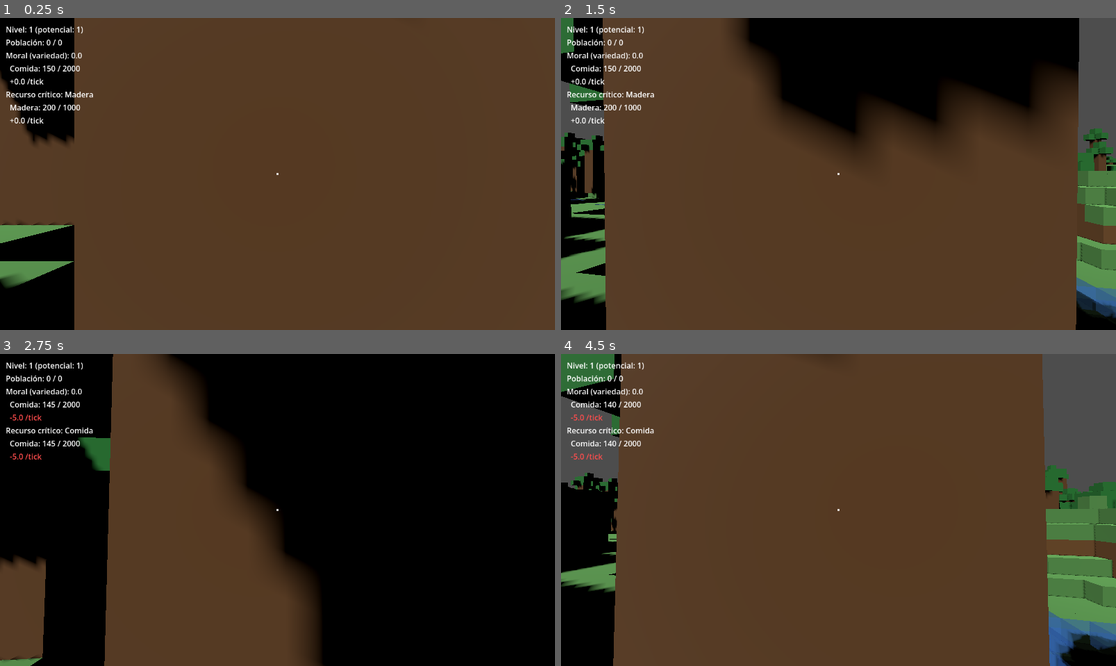
Above: before the commit, frames 1-4 (two rows, left to right).
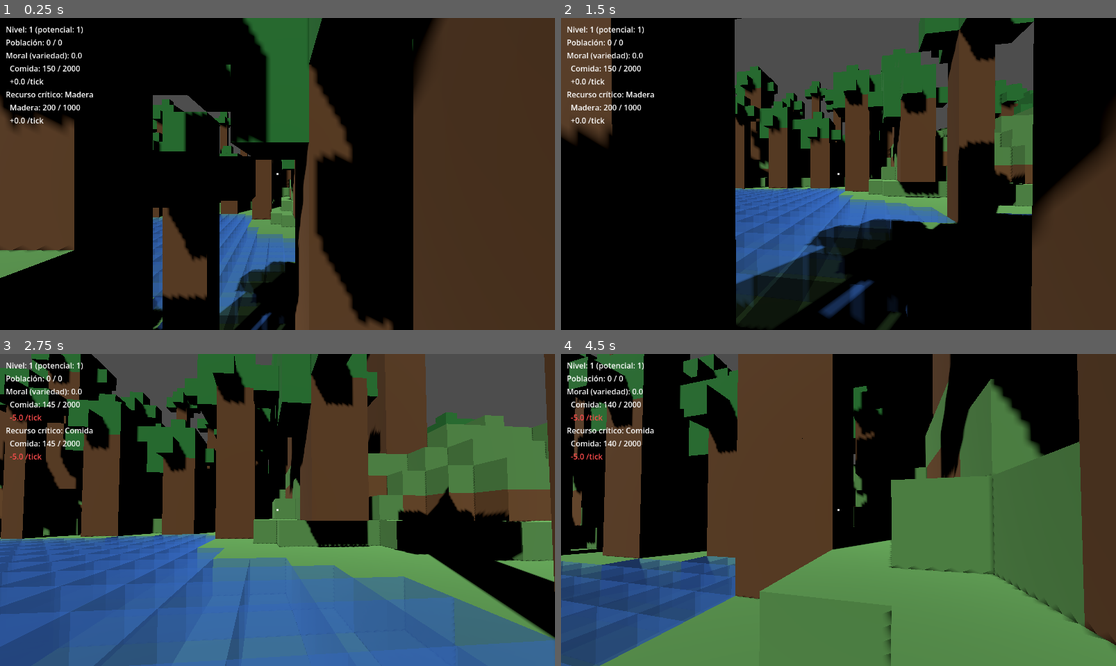
Above: after the commit, the same moments.

Repository: gigalipa/craft-to-nation
Game: Godot game, scene res://scenes/Main.tscn
Two runs of this game, one before a commit and one after it. Both use one fixed random seed, a clock stepped at 60 frames per second and the inputs below.
Inputs (mouse positions are in pixels of both pictures, inside the frame that each line leads up to):
- Up to frame 1 (0.25 s): no input
- Up to frame 2 (1.5 s): tap Enter at 0.5 s; move the mouse to (866, 174) at 0.52 s; hold Shift 0.53-1.28 s; hold W from 0.53 s (still down); click (866, 174) at 0.67 s; tap Space at 0.77 s; move the mouse to (810, 174) at 1.27 s; tap Ctrl at 1.35 s
- Up to frame 3 (2.75 s): keep holding W; tap Space at 1.52 s; move the mouse to (288, 503) at 2.02 s; hold Q from 2.03 s (still down)
- Up to frame 4 (4.5 s): keep holding W; move the mouse to (832, 516) at 2.77 s; release Q at 2.78 s; tap E at 2.85 s; click (832, 516) at 2.92 s; tap Space at 3.02, 3.77 s; move the mouse to (877, 513) at 3.52 s; tap 1 at 3.6 s; move the mouse to (794, 506) at 4.27 s; tap 2 at 4.35 s

The runs differ from the first frame. In frame 1, 58% of the frame differs, in the area x 0-81%, y 0-100%; in frame 2, 84%, in the area x 0-100%, y 0-100%; in frame 3, 81%; in frame 4, 78%.

Commit message:
feat: la naciente de un río sale del centro de la cumbre de su montaña, no de cualquier borde
Decisión tomada jugando en vivo: elegir cualquier celda que cruzara el
umbral de altura por igual dejaba nacer ríos en el borde de una elevación
(la ladera, apenas por encima del umbral), no cerca de su pico real.

_agrupar_regiones_elevadas() (pura, 4-vecindad) agrupa las candidatas
brutas en regiones conectadas — una por montaña/colina separada por
terreno bajo el umbral. _representante_de_region() elige, dentro de cada
región, la celda de su cumbre (el subconjunto que comparte la altura
máxima de la región, no toda la ladera) más cercana al centro geométrico
de esa misma cumbre. El sorteo de nacientes (RNG + distancia mínima) pasa
a operar sobre estos representantes, uno por región, en vez de sobre cada
celda individual.

TEST 24 y TEST 28 (que reproducen la selección de nacientes) se
actualizan para incluir el mismo agrupamiento. TEST 29/30 nuevos prueban
el agrupamiento por 4-vecindad y el criterio de representante
directamente. GeneradorMundoTest 28→30, Test.tscn 37/37 sin cambios.

Co-Authored-By: Claude Sonnet 5 <noreply@anthropic.com>
Claude-Session: https://claude.ai/code/session_01SJTyjZex75AFX3j4vFf7i6

Diff:
--- a/godot/scripts/GeneradorMundo.gd
+++ b/godot/scripts/GeneradorMundo.gd
@@ -469,14 +469,84 @@
 ## truncado de cada uno. Llamada una única vez desde _init(), después de
 ## calcular nivel_mar (los cauces necesitan es_agua_en() para saber dónde
 ## terminan).
+## Agrupa "celdas" (candidatas a naciente, ya filtradas por altura) en
+## regiones conectadas por 4-vecindad — cada región es una montaña/colina
+## separada de las demás por terreno bajo el umbral. Pura función de
+## geometría de conjuntos (sin consultar altura) — testable con celdas
+## sintéticas, sin necesitar un generador real.
+static func _agrupar_regiones_elevadas(celdas: Array[Vector2i]) -> Array:
+	var pertenece: Dictionary = {}  # Vector2i -> true, lookup O(1)
+	for c in celdas:
+		pertenece[c] = true
+	var visitadas: Dictionary = {}
+	var regiones: Array = []  # Array[Array[Vector2i]]
+	for inicio in celdas:
+		if visitadas.has(inicio):
+			continue
+		var region: Array[Vector2i] = []
+		var pila: Array[Vector2i] = [inicio]
+		visitadas[inicio] = true
+		while not pila.is_empty():
+			var actual: Vector2i = pila.pop_back()
+			region.append(actual)
+			for delta in [Vector2i(0, -1), Vector2i(1, 0), Vector2i(0, 1), Vector2i(-1, 0)]:
+				var vecino: Vector2i = actual + delta
+				if pertenece.has(vecino) and not visitadas.has(vecino):
+					visitadas[vecino] = true
+					pila.append(vecino)
+		regiones.append(region)
+	return regiones
+
+
+## Punto representativo de "region" para elegir como naciente (Sección 1):
+## el punto real más cercano al centro geométrico de las celdas que
+## comparten la altura MÁXIMA de la región (la cumbre, no toda la ladera) —
+## así el naciente sale cerca del centro de la parte más alta de la
+## montaña, no de cualquier borde que apenas cruce el umbral de altura.
+func _representante_de_region(region: Array[Vector2i]) -> Vector2i:
+	var max_altura: int = altura_en(region[0].x, region[0].y)
+	for celda in region:
+		var h: int = altura_en(celda.x, celda.y)
+		if h > max_altura:
+			max_altura = h
+	var cumbre: Array[Vector2i] = []
+	for celda in region:
+		if altura_en(celda.x, celda.y) == max_altura:
+			cumbre.append(celda)
+	var suma_x := 0
+	var suma_z := 0
+	for celda in cumbre:
+		suma_x += celda.x
+		suma_z += celda.y
+	var centro := Vector2(float(suma_x) / cumbre.size(), float(suma_z) / cumbre.size())
+	var mejor: Vector2i = cumbre[0]
+	var mejor_distancia: float = Vector2(mejor.x, mejor.y).distance_to(centro)
+	for celda in cumbre:
+		var d: float = Vector2(celda.x, celda.y).distance_to(centro)
+		if d < mejor_distancia:
+			mejor_distancia = d
+			mejor = celda
+	return mejor
+
+
 func _generar_rios(semilla: int, ancho_mundo: int, largo_mundo: int) -> void:
-	var candidatos: Array[Vector2i] = []
+	var candidatos_brutos: Array[Vector2i] = []
 	for x in range(ancho_mundo):
 		for z in range(largo_mundo):
 			if altura_en(x, z) >= ALTURA_MAXIMA - MARGEN_NACIENTE_RIO:
-				candidatos.append(Vector2i(x, z))
-	if candidatos.is_empty():
+				candidatos_brutos.append(Vector2i(x, z))
+	if candidatos_brutos.is_empty():
 		return
+
+	# Una candidata por región elevada conectada (una montaña/colina), no una
+	# por celda — decisión tomada jugando en vivo: elegir cualquier celda que
+	# cruce el umbral de altura por igual dejaba nacer ríos en el borde de
+	# una elevación, no cerca de su cumbre. _representante_de_region() elige
+	# el punto real más cercano al centro de la parte más alta de esa región.
+	var regiones: Array = _agrupar_regiones_elevadas(candidatos_brutos)
+	var candidatos: Array[Vector2i] = []
+	for region in regiones:
+		candidatos.append(_representante_de_region(region))
 
 	var rng := RandomNumberGenerator.new()
 	rng.seed = semilla + 5
--- a/godot/scripts/GeneradorMundoTest.gd
+++ b/godot/scripts/GeneradorMundoTest.gd
@@ -330,11 +330,15 @@
 	# la selección de nacientes de _generar_rios() (mismo RNG sembrado en
 	# semilla+5) para poder verificar la invariante real sobre las celdas de
 	# cauce mismas, no sobre toda la franja.
-	var candidatos_t24: Array[Vector2i] = []
+	var candidatos_brutos_t24: Array[Vector2i] = []
 	for x in range(VoxelWorld.ANCHO_MUNDO):
 		for z in range(VoxelWorld.LARGO_MUNDO):
 			if gen_full_a.altura_en(x, z) >= GeneradorMundoScript.ALTURA_MAXIMA - GeneradorMundoScript.MARGEN_NACIENTE_RIO:
-				candidatos_t24.append(Vector2i(x, z))
+				candidatos_brutos_t24.append(Vector2i(x, z))
+	var regiones_t24: Array = GeneradorMundoScript._agrupar_regiones_elevadas(candidatos_brutos_t24)
+	var candidatos_t24: Array[Vector2i] = []
+	for region_t24 in regiones_t24:
+		candidatos_t24.append(gen_full_a._representante_de_region(region_t24))
 	var rng_t24 := RandomNumberGenerator.new()
 	rng_t24.seed = VoxelWorld.SEMILLA_MUNDO + 5
 	var revisadas_t24 := 0
@@ -440,11 +444,15 @@
 	# como río en el mundo final, sin importar cuántos pasos haya recorrido su
 	# cauce crudo antes de quedar atrapado en una mesa/valle cerrado.
 	var gen_t28: RefCounted = GeneradorMundoScript.new(VoxelWorld.SEMILLA_MUNDO, VoxelWorld.ANCHO_MUNDO, VoxelWorld.LARGO_MUNDO)
-	var candidatos_t28: Array[Vector2i] = []
+	var candidatos_brutos_t28: Array[Vector2i] = []
 	for x in range(VoxelWorld.ANCHO_MUNDO):
 		for z in range(VoxelWorld.LARGO_MUNDO):
 			if gen_t28.altura_en(x, z) >= GeneradorMundoScript.ALTURA_MAXIMA - GeneradorMundoScript.MARGEN_NACIENTE_RIO:
-				candidatos_t28.append(Vector2i(x, z))
+				candidatos_brutos_t28.append(Vector2i(x, z))
+	var regiones_t28: Array = GeneradorMundoScript._agrupar_regiones_elevadas(candidatos_brutos_t28)
+	var candidatos_t28: Array[Vector2i] = []
+	for region_t28 in regiones_t28:
+		candidatos_t28.append(gen_t28._representante_de_region(region_t28))
 	var rng_t28 := RandomNumberGenerator.new()
 	rng_t28.seed = VoxelWorld.SEMILLA_MUNDO + 5
 	var vio_descartado_t28 := false
@@ -473,4 +481,72 @@
 	assert(vio_sobreviviente_t28)
 	print("OK: los cauces que no llegan a agua quedan con cero celdas registradas como río; los que sí llegan siguen intactos.")
 
-	print("\n=== Las 28 pruebas de GeneradorMundo pasaron correctamente ===")
+	print("\n=== TEST 29: _agrupar_regiones_elevadas() separa regiones desconectadas y agrupa una región en L completa ===")
+	var celdas_dos_islas: Array[Vector2i] = [
+		Vector2i(0, 0), Vector2i(1, 0), Vector2i(0, 1),  # isla A (conectada)
+		Vector2i(10, 10), Vector2i(11, 10),  # isla B (conectada, lejos de A)
+	]
+	var regiones_dos_islas: Array = GeneradorMundoScript._agrupar_regiones_elevadas(celdas_dos_islas)
+	assert(regiones_dos_islas.size() == 2)
+	var tamanos_dos_islas: Array = []
+	for r in regiones_dos_islas:
+		tamanos_dos_islas.append(r.size())
+	tamanos_dos_islas.sort()
+	assert(tamanos_dos_islas == [2, 3])
+
+	# Región en L: (0,0)-(0,1)-(0,2)-(1,2) — conectada por 4-vecindad aunque
+	# no sea un rectángulo; (5,5) queda como región aparte (diagonal a (1,2)
+	# no cuenta como conectada en 4-vecindad).
+	var celdas_forma_l: Array[Vector2i] = [Vector2i(0, 0), Vector2i(0, 1), Vector2i(0, 2), Vector2i(1, 2), Vector2i(5, 5)]
+	var regiones_forma_l: Array = GeneradorMundoScript._agrupar_regiones_elevadas(celdas_forma_l)
+	assert(regiones_forma_l.size() == 2)
+	var tamanos_forma_l: Array = []
+	for r in regiones_forma_l:
+		tamanos_forma_l.append(r.size())
+	tamanos_forma_l.sort()
+	assert(tamanos_forma_l == [1, 4])
+	print("OK: dos islas separadas dan dos regiones; una forma en L conectada por 4-vecindad da una sola región, sin fundirse con una celda diagonal aislada.")
+
+	print("\n=== TEST 30: _representante_de_region() elige un punto real de la cumbre, cercano a su centro ===")
+	# Busca en un mundo real una región conectada con al menos 2 celdas
+	# empatadas en la altura máxima, para que el criterio de "más cercano al
+	# centro de la cumbre" tenga más de un candidato real que decidir entre
+	# ellos (con una sola celda en la cumbre, el resultado sería trivial).
+	var gen_t30: RefCounted = GeneradorMundoScript.new(99, 80, 80)
+	var candidatos_brutos_t30: Array[Vector2i] = []
+	for x in range(80):
+		for z in range(80):
+			if gen_t30.altura_en(x, z) >= GeneradorMundoScript.ALTURA_MAXIMA - GeneradorMundoScript.MARGEN_NACIENTE_RIO:
+				candidatos_brutos_t30.append(Vector2i(x, z))
+	var regiones_t30: Array = GeneradorMundoScript._agrupar_regiones_elevadas(candidatos_brutos_t30)
+	var probada_t30 := false
+	for region_t30 in regiones_t30:
+		var max_altura_t30: int = gen_t30.altura_en(region_t30[0].x, region_t30[0].y)
+		for celda in region_t30:
+			max_altura_t30 = max(max_altura_t30, gen_t30.altura_en(celda.x, celda.y))
+		var cumbre_t30: Array[Vector2i] = []
+		for celda in region_t30:
+			if gen_t30.altura_en(celda.x, celda.y) == max_altura_t30:
+				cumbre_t30.append(celda)
+		if cumbre_t30.size() < 2:
+			continue
+		var representante_t30: Vector2i = gen_t30._representante_de_region(region_t30)
+		# El representante debe pertenecer a la cumbre (compartir su altura máxima)...
+		assert(gen_t30.altura_en(representante_t30.x, representante_t30.y) == max_altura_t30)
+		# ...y ser el más cercano al centro geométrico de esa cumbre, entre las
+		# celdas de la propia cumbre (no de toda la región).
+		var suma_x_t30 := 0
+		var suma_z_t30 := 0
+		for celda in cumbre_t30:
+			suma_x_t30 += celda.x
+			suma_z_t30 += celda.y
+		var centro_t30 := Vector2(float(suma_x_t30) / cumbre_t30.size(), float(suma_z_t30) / cumbre_t30.size())
+		var mejor_distancia_t30: float = Vector2(representante_t30.x, representante_t30.y).distance_to(centro_t30)
+		for celda in cumbre_t30:
+			assert(Vector2(celda.x, celda.y).distance_to(centro_t30) >= mejor_distancia_t30)
+		probada_t30 = true
+		break
+	assert(probada_t30)
+	print("OK: el representante de una región pertenece a su cumbre y es el más cercano al centro geométrico de esa cumbre.")
+
+	print("\n=== Las 30 pruebas de GeneradorMundo pasaron correctamente ===")
Not shown, changed: docs/superpowers/specs/2026-09-13-rios-corriente-cascadas-design.md
